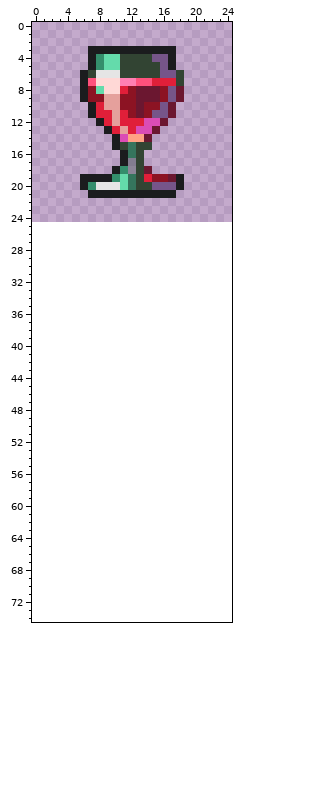
Edited in one commit: sprite sheet (Sources/Modules/FoodModule/Items/ModDrink/RedWine.png). Above, as it was before the edit.
The file is 50x50 pixels, drawn in blocks of 2x2; one block is one cell here. The old version is drawn lined up with the new one, on the new canvas.
New version:
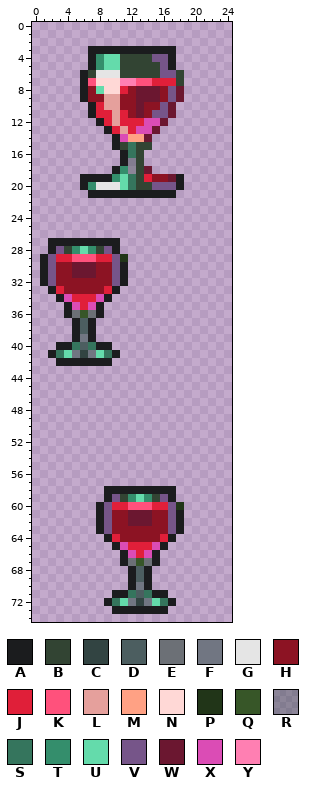
Palette (. is transparent): A #1b1c1e  B #324433  C #324442  D #4c5e60  E #6c7076  F #717682  G #e5e5e5  H #8c1323  J #e01f39  K #ff517c  L #e5a09c  M #ffa184  N #ffd8d6  P #213518  Q #375628  R #1b3c3055  S #35755d  T #348e6c  U #64dbab  V #765589  W #6b1730  X #db4cb5  Y #ff7fb2
Diff:
canvas 25x25 -> 25x75
y 27: x 2..10 ......... -> AAAAAAAAA
y 28: x 2..10 ......... -> AVBTUTBVA
y 29: x 1..11 ........... -> AVJJKKKJJVP
y 30..31: x 1..11 ........... -> AVHHWWWHHVA
y 32: x 1..11 ........... -> AVHHHHHHHVA
y 33: x 2..10 ......... -> AJHHHHHJA
y 34: x 3..9 ....... -> AXJJJXA
y 35: x 4..8 ..... -> AXJXA
y 36: x 4..8 ..... -> AEQEA
y 37..38: x 5..7 ... -> ADA
y 39: x 5..7 ... -> AFA
y 40: x 3..9 ....... -> AASDSAA
y 41: x 2..10 ......... -> ASUFCFUSA
y 42: x 3..9 ....... -> AAAAAAA
y 58: x 9..17 ......... -> AAAAAAAAA
y 59: x 9..17 ......... -> AVBTUTBVA
y 60: x 8..18 ........... -> AVJJKKKJJVP
y 61..62: x 8..18 ........... -> AVHHWWWHHVA
y 63: x 8..18 ........... -> AVHHHHHHHVA
y 64: x 9..17 ......... -> AJHHHHHJA
y 65: x 10..16 ....... -> AXJJJXA
y 66: x 11..15 ..... -> AXJXA
y 67: x 11..15 ..... -> AEQEA
y 68..69: x 12..14 ... -> ADA
y 70: x 12..14 ... -> AFA
y 71: x 10..16 ....... -> AASDSAA
y 72: x 9..17 ......... -> ASUFCFUSA
y 73: x 10..16 ....... -> AAAAAAA
Pixel boxes of the changes (left, top, right, bottom) in both pictures:
added: (40, 238, 128, 366)
added: (96, 486, 184, 614)
